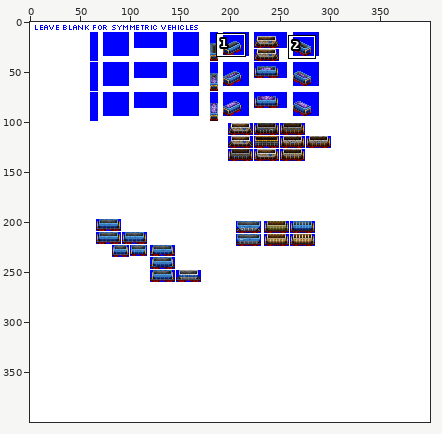
Sprite sheet -- src/graphics/pony/mineral_hopper_car_pony_gen_4B.png. Above, an overview of the earlier version with the close-up marked.
Close-up. First the earlier version:
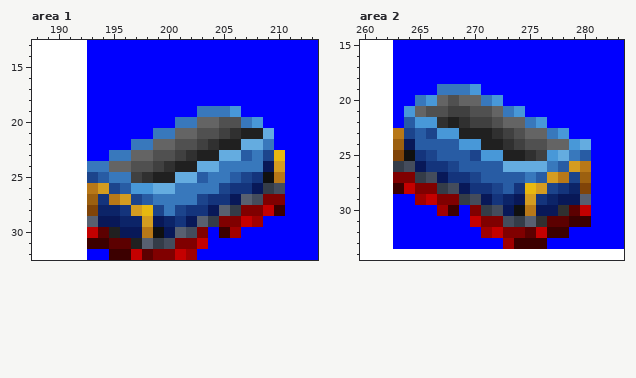
The file is 400x400 pixels. Colours within 5 levels of each other are drawn and written as one. Shown: area 1: x 188..213, y 13..32; area 2: x 260..283, y 15..34. The commit also changed other parts of the picture, which this record leaves out.
Once edited:
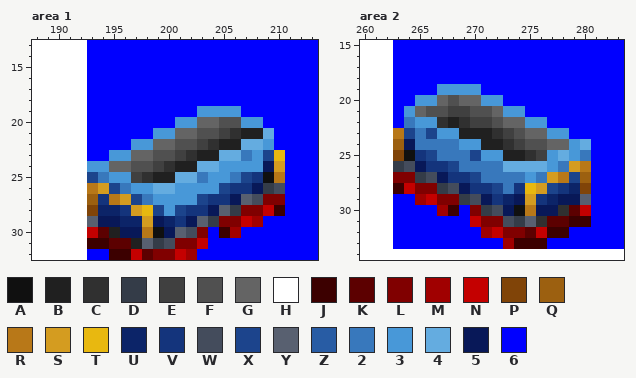
Palette (. is transparent): A #101010  B #202020  C #303030  D #343c48  E #404040  F #505050  G #646464  H #ffffff  J #3c0000  K #5c0000  L #800000  M #a00000  N #c40000  P #804408  Q #9c6010  R #b87818  S #d49c20  T #e8b810  U #0c2468  V #14347c  W #444c5c  X #1c448c  Y #586070  Z #285ca4  2 #3878bc  3 #4898d8  4 #64ace0  5 #081858  6 #0000ff
Change:
Area 1:
y 19: x 203..205 222 -> 333
y 20: x 201..202 22 -> 33; x 207 2 -> 3
y 21: x 199..200 22 -> 33
y 22: x 197..198 22 -> 33; x 209 2 -> 3
y 23: x 195..196 22 -> 33; x 207..208 Z2 -> 23
y 24: x 193..194 22 -> 33; x 205..208 2222 -> 3333
y 25: x 194..196 Z22 -> 233; x 203..206 Z22Z -> 2332
y 26: x 196 Z -> 2; x 201..204 2222 -> 3333
y 27: x 198..202 Z2222 -> 23333
y 28: x 200 2 -> 3
Area 2:
y 19: x 267..269 222 -> 333
y 20: x 265 2 -> 3; x 271 2 -> 3
y 21: x 273 2 -> 3
y 22: x 264 Z -> 2; x 275 2 -> 3
y 23: x 265 Z -> 2; x 277 2 -> 3
y 24: x 265..268 ZZZZ -> 2222
y 25: x 267..269 ZZZ -> 222; x 279..280 2Z -> 32
y 26: x 269..272 ZZZZ -> 2222; x 277..278 2Z -> 32
y 27: x 271..276 ZZZZ2Z -> 222232
y 28: x 273 Z -> 2
Changed places in both close-ups, as pixel boxes (x1, y1, x2, y2):
changed: (87, 106, 274, 216)
changed: (404, 84, 591, 194)
